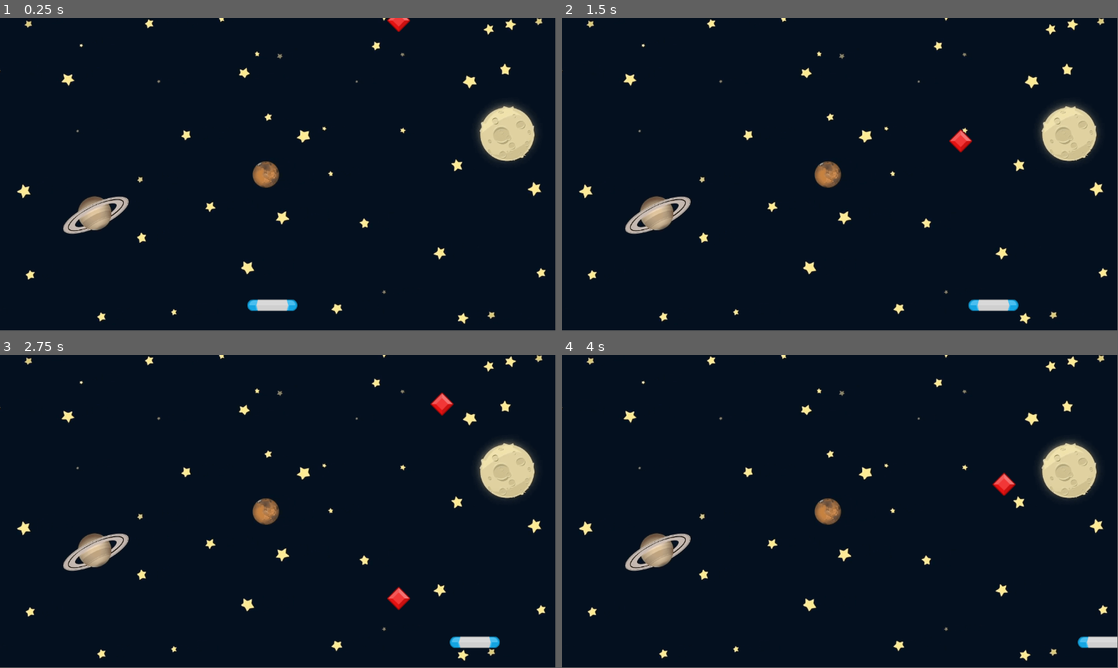
Above: before the commit, frames 1-4 (two rows, left to right).
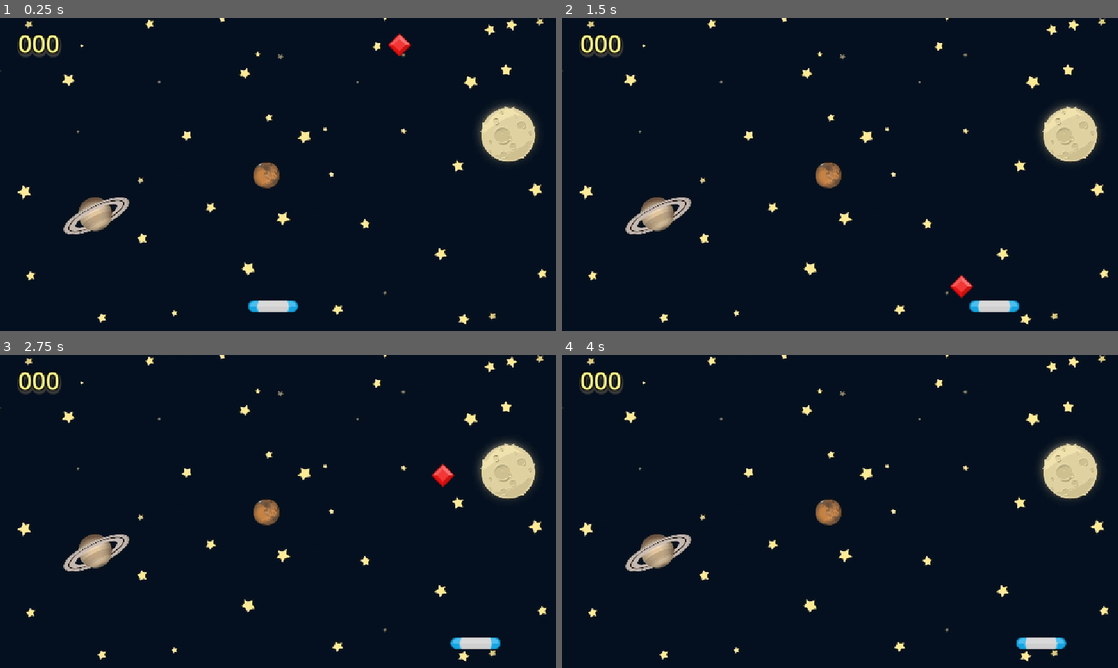
Above: after the commit, the same moments.

Repository: asteya01/Summer25
Game: Godot game, scene res://Scenes/Game/Game.tscn
Same seed, same stepped clock (60 frames per second), same inputs: the game is played once before the commit and once after it.
Inputs:
- Up to frame 1 (0.25 s): no input
- Up to frame 2 (1.5 s): hold Right (move_right) 0.53-1.28 s; hold Left (move_left) from 1.28 s (still down)
- Up to frame 3 (2.75 s): release Left (move_left) at 2.03 s; hold Right (move_right) from 2.03 s (still down)
- Up to frame 4 (4 s): release Right (move_right) at 3.53 s; hold Left (move_left) from 3.53 s (still down)
In our replay, the window is 799x449 before the commit and 800x450 after it. These sizes can differ from the game's own. Grey fills any space a smaller window leaves; there, only what the larger window draws over its background counts as a difference.

The runs differ from the first frame. In frame 1, 2.4% of the frame differs, in the area x 0-99%, y 0-99%; in frame 2, 2.4%; in frame 3, 2.6%; in frame 4, 2.7%, in the area x 0-100%, y 0-99%.

Commit message:
Final Commit

Diff:
--- a/GemCatcher/Scenes/Game/Game.gd
+++ b/GemCatcher/Scenes/Game/Game.gd
@@ -1,24 +1,43 @@
 extends Node2D
 
 
+class_name Game
+
+
+const EXPLODE = preload("res://assets/explode.wav")
 const GEM = preload("res://Scenes/Gem/Gem.tscn")
 const MARGIN: float = 70.0
 
 
 @onready var paddle: Area2D = $Paddle
 @onready var spawn_timer: Timer = $SpawnTimer
+@onready var score_sound: AudioStreamPlayer2D = $ScoreSound
+@onready var sound: AudioStreamPlayer = $Sound
+@onready var score_label: Label = $ScoreLabel
 
 
 
+var score: int = 0
+static var _vp_r: Rect2
+
+static func get_vpr() -> Rect2:
+	return _vp_r
+
 func _ready() -> void:
+	update_vp()
+	get_viewport().size_changed.connect(update_vp)
 	spawn_gem()
+
+
+func update_vp() -> void:
+	_vp_r = get_viewport_rect()
 
 
 func spawn_gem() -> void:
 	var new_gem: Gem = GEM.instantiate()
 	var x_pos = randf_range(
-		get_viewport_rect().position.x + MARGIN,
-		get_viewport_rect().end.x - MARGIN
+		_vp_r.position.x + MARGIN,
+		_vp_r.end.x - MARGIN
 	)
 	new_gem.position = Vector2(x_pos, -MARGIN)
 	new_gem.gem_off_screen.connect(_on_gem_off_screen)
@@ -26,6 +45,9 @@
 
 
 func stop_all() -> void:
+	sound.stop()
+	sound.stream = EXPLODE
+	sound.play()
 	spawn_timer.stop()
 	for child in get_children():
 		if child is Gem:
@@ -35,6 +57,10 @@
 
 func _on_paddle_area_entered(area: Area2D) -> void:
 	print("Game:: collision", area)
+	if score_sound.playing == false:
+		score_sound.position = area.position
+		score_sound.play()
+		score += 1
 
 
 func _on_gem_off_screen() -> void:
--- a/GemCatcher/Scenes/Game/Game.tscn
+++ b/GemCatcher/Scenes/Game/Game.tscn
@@ -1,9 +1,10 @@
-[gd_scene load_steps=5 format=3 uid="uid://deioh5jhwa0xh"]
+[gd_scene load_steps=6 format=3 uid="uid://deioh5jhwa0xh"]
 
 [ext_resource type="Script" uid="uid://cjyyedlf7evtn" path="res://Scenes/Game/Game.gd" id="1_ln2h6"]
 [ext_resource type="Texture2D" uid="uid://slanngftoh0o" path="res://assets/GameBg.png" id="1_rdw05"]
 [ext_resource type="PackedScene" uid="uid://oaknm0qwli4u" path="res://Scenes/Paddle/Paddle.tscn" id="2_gwu2e"]
 [ext_resource type="AudioStream" uid="uid://dp4duq0cump3y" path="res://assets/bgm_action_5.mp3" id="4_ln2h6"]
+[ext_resource type="AudioStream" uid="uid://3mg7lkgqars4" path="res://assets/spell1_0.wav" id="5_y3kpf"]
 
 [node name="Game" type="Node2D"]
 script = ExtResource("1_ln2h6")
@@ -20,10 +21,31 @@
 wait_time = 2.0
 autostart = true
 
-[node name="AudioStreamPlayer" type="AudioStreamPlayer" parent="."]
+[node name="Sound" type="AudioStreamPlayer" parent="."]
 stream = ExtResource("4_ln2h6")
 volume_db = -10.0
 autoplay = true
 
+[node name="ScoreSound" type="AudioStreamPlayer2D" parent="."]
+stream = ExtResource("5_y3kpf")
+
+[node name="ScoreLabel" type="Label" parent="."]
+offset_left = 37.0
+offset_top = 17.0
+offset_right = 216.0
+offset_bottom = 203.0
+theme_override_colors/font_color = Color(1, 0.988235, 0.556863, 1)
+theme_override_colors/font_shadow_color = Color(0.224905, 0.224905, 0.224905, 1)
+theme_override_colors/font_outline_color = Color(0, 0, 0, 1)
+theme_override_constants/line_spacing = 11
+theme_override_constants/paragraph_spacing = 20
+theme_override_constants/shadow_offset_x = 1
+theme_override_constants/shadow_offset_y = 4
+theme_override_constants/outline_size = 10
+theme_override_constants/shadow_outline_size = 19
+theme_override_font_sizes/font_size = 50
+text = "000
+"
+
 [connection signal="area_entered" from="Paddle" to="." method="_on_paddle_area_entered"]
 [connection signal="timeout" from="SpawnTimer" to="." method="_on_timer_timeout"]
--- a/GemCatcher/Scenes/Gem/Gem.gd
+++ b/GemCatcher/Scenes/Gem/Gem.gd
@@ -7,19 +7,20 @@
 signal gem_off_screen
 
 
-const SPEED: float = 200.0
+const SPEED: float = 400.0
+
 
 
 # Called when the node enters the scene tree for the first time.
 func _ready() -> void:
-	pass # Replace with function body.
+	pass
 
 
 # Called every frame. 'delta' is the elapsed time since the previous frame.
 func _process(delta: float) -> void:
 	position.y += SPEED * delta
 
-	if position.y > get_viewport_rect().end.y:
+	if position.y > Game.get_vpr().end.y:
 		print("Gem falls off")
 		gem_off_screen.emit()
 		die()
--- a/GemCatcher/Scenes/Paddle/Paddle.gd
+++ b/GemCatcher/Scenes/Paddle/Paddle.gd
@@ -3,9 +3,10 @@
 
 const SPEED: float = 600.0
 
+
 # Called when the node enters the scene tree for the first time.
 func _ready() -> void:
-	pass # Replace with function body.
+	pass
 
 # Called every frame. 'delta' is the elapsed time since the previous frame.
 func _process(delta: float) -> void:
@@ -14,8 +15,8 @@
 
 	position.x = clampf(
 		position.x,
-		get_viewport_rect().position.x,
-		get_viewport_rect().end.x
+		 Game.get_vpr().position.x,
+		 Game.get_vpr().end.x
 	)
 
 
--- /dev/null
+++ b/GemCatcher/Scenes/UI.gd
@@ -0,0 +1,4 @@
+extends Button
+
+func _on_button_pressed() -> void:
+	get_tree().reload_current_scene()
--- /dev/null
+++ b/GemCatcher/Scenes/Ui.tscn
@@ -0,0 +1,13 @@
+[gd_scene load_steps=2 format=3 uid="uid://c7bik34r1ekg2"]
+
+[ext_resource type="Script" uid="uid://1obo7n5mb04w" path="res://Scenes/UI.gd" id="1_ih7qm"]
+
+[node name="UI" type="Button"]
+offset_left = -120.0
+offset_top = -38.0
+offset_right = 119.0
+offset_bottom = 61.0
+theme_override_font_sizes/font_size = 66
+text = "Restart
+"
+script = ExtResource("1_ih7qm")
--- a/GemCatcher/project.godot
+++ b/GemCatcher/project.godot
@@ -14,6 +14,10 @@
 run/main_scene="uid://deioh5jhwa0xh"
 config/features=PackedStringArray("4.4", "Mobile")
 config/icon="res://icon.svg"
+
+[display]
+
+window/stretch/mode="canvas_items"
 
 [editor]
 
Not shown, added: GemCatcher/Scenes/UI.gd.uid
